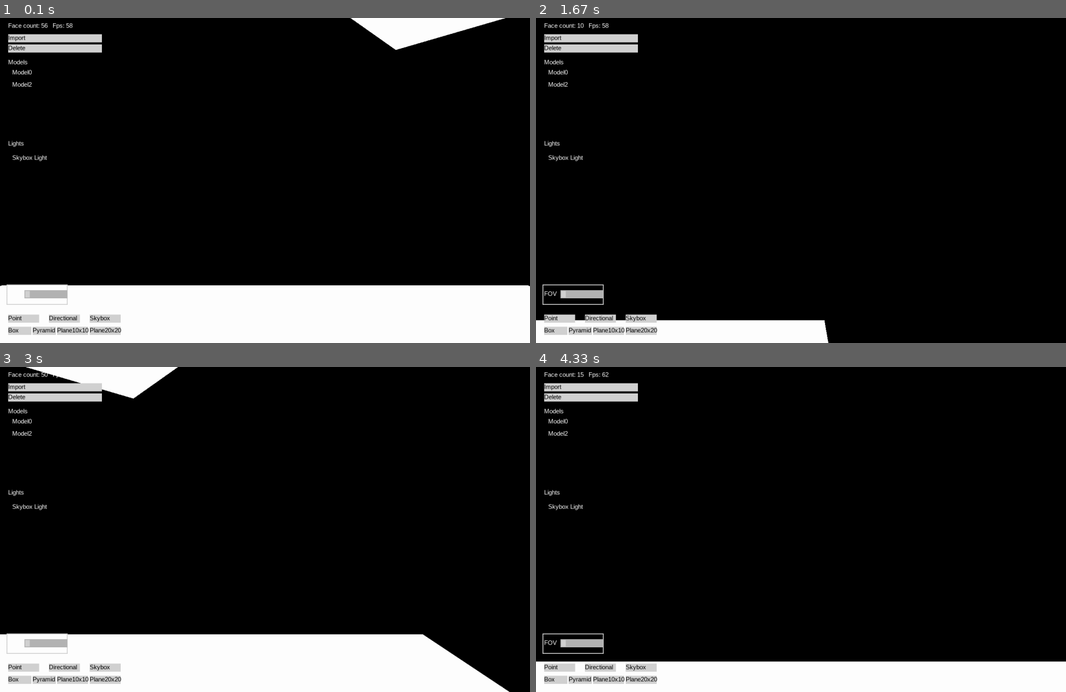
Above: before the commit, frames 1-4 (two rows, left to right).
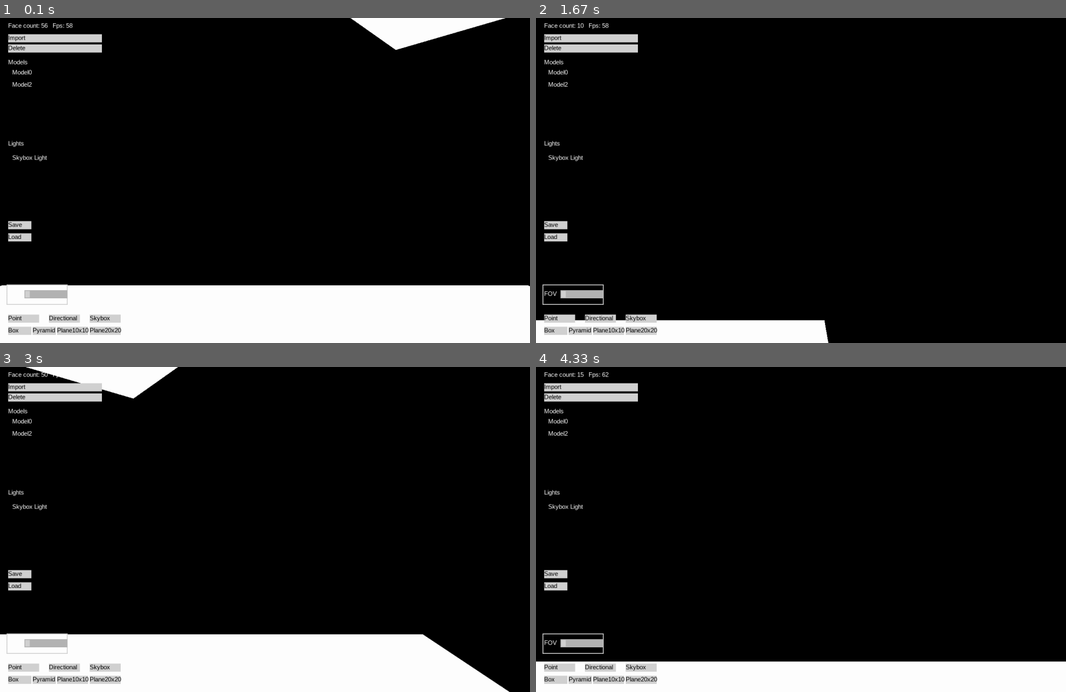
Above: after the commit, the same moments.

Repository: MichalTraczyk/pygame-3d-renderer
Game: pygame game, started from src/main.py
Two runs of this game, one before a commit and one after it. Both use one fixed random seed, a clock stepped at 60 frames per second and the inputs below.
Inputs (mouse positions are in pixels of both pictures, inside the frame that each line leads up to):
- Up to frame 1 (0.1 s): no input
- Up to frame 2 (1.67 s): hold Right 0.33-0.8 s; move the mouse to (779, 193) at 0.37 s; hold Up 0.83-1.13 s; hold Right 1.17-1.63 s
- Up to frame 3 (3 s): hold Left 1.67-2.2 s; click "Import" at 2.28 s; hold Down 2.57-2.87 s; right-click (328, 558) at 2.95 s
- Up to frame 4 (4.33 s): hold Left 3.23-3.63 s; hold Up 3.67-4.03 s; hold Right from 4.07 s (still down); tap E at 4.22 s

The runs differ from the first frame. In frame 1, 0.2% of the frame differs, in the area x 1-6%, y 62-69%; in frame 2, 0.2%; in frame 3, 0.2%; in frame 4, 0.2%.

Commit message:
load/save

Diff:
--- a/src/Light/LightManager.py
+++ b/src/Light/LightManager.py
@@ -33,3 +33,8 @@
         for light in LightManager.lights:
             lightcolor += light.get_light_level(face)
         return lightcolor
+    @classmethod
+    def kill_all(cls):
+        cls.lights.clear()
+        for listener in LightManager.lights_changed_listeners:
+            listener(LightManager.lights)
--- a/src/MeshSystem/DrawableMesh.py
+++ b/src/MeshSystem/DrawableMesh.py
@@ -60,9 +60,12 @@
     def __str__(self):
         return "Model" + str(random.randint(0, 10))
 
-    def kill(self):
-        ModelPool.unregister_model(self)
+
+    def kill(self, unregister = True):
+        if(unregister):
+            ModelPool.unregister_model(self)
         super().kill()
+
 
     def __repr__(self):
         return (f"{self.__class__.__name__}(Vector3({self.get_local_position()})"
--- a/src/ModelPool.py
+++ b/src/ModelPool.py
@@ -29,3 +29,14 @@
         cls.__pool.remove(model)
         for listener in cls.__listeners:
             listener(cls.__pool)
+
+    @classmethod
+    def get_pool(cls):
+        return cls.__pool
+    @classmethod
+    def kill_all(cls):
+        for m in cls.__pool:
+            m.kill(False)
+        cls.__pool.clear()
+        for listener in cls.__listeners:
+            listener(cls.__pool)
--- /dev/null
+++ b/src/Systems/SaveSystem.py
@@ -0,0 +1,34 @@
+import os
+
+from src.Light.LightManager import LightManager
+from src.Light.LightSource import LightSource
+from src.Light.LightSourcesTypes import *
+from src.MeshSystem.DrawableMesh import DrawableMesh
+from src.MeshSystem.Mesh import Mesh
+from src.ModelPool import ModelPool
+
+
+class SaveSystem:
+    __filename = "save"
+    @staticmethod
+    def save_to_file():
+        f = open(SaveSystem.__filename, "w")
+        for m in ModelPool.get_pool():
+            f.write(m.__repr__() + "\n")
+        for l in LightManager.lights:
+            f.write(l.__repr__() + "\n")
+
+    @staticmethod
+    def load_from_file():
+
+        if not os.path.exists(SaveSystem.__filename):
+            return
+        ModelPool.kill_all()
+        LightManager.kill_all()
+        f = open(SaveSystem.__filename, "r")
+        for line in f:
+            x = eval(line)
+            if "light" in line.lower():
+                print(line)
+                LightManager.register_light(x)
+        pass
--- a/src/UI/Screens/HierarchyScreen.py
+++ b/src/UI/Screens/HierarchyScreen.py
@@ -9,6 +9,7 @@
 from src.Reader.OBJFileReader import OBJFileReader
 from src.Light.LightSourcesTypes import *
 from src.Systems.Drawable import Drawable
+from src.Systems.SaveSystem import SaveSystem
 from src.Systems.Updatable import Updatable
 from src.UI.Editors.ScreenEditor import ScreenEditor
 from src.UI.UIElements.Button import Button
@@ -41,14 +42,15 @@
 
         Button((elementWidth / 3, elementHeight), (self.position.x + padding, self.position.y + 730), "Point") \
             .add_listener(lambda: LightManager.register_light(PointLight(Vector3(0, 0, 2), 0.5, Color(255, 255, 255))))
-        Button((elementWidth / 3, elementHeight), (self.position.x + padding+100, self.position.y + 730), "Directional") \
-            .add_listener(lambda: LightManager.register_light(DirectionalLight(Vector3(0, 0, 2),Vector3(0, -1, 0), 0.5, Color(255, 255, 255))))
-        Button((elementWidth / 3, elementHeight), (self.position.x + padding+200, self.position.y + 730), "Skybox") \
+        Button((elementWidth / 3, elementHeight), (self.position.x + padding + 100, self.position.y + 730),
+               "Directional") \
+            .add_listener(lambda: LightManager.register_light(
+            DirectionalLight(Vector3(0, 0, 2), Vector3(0, -1, 0), 0.5, Color(255, 255, 255))))
+        Button((elementWidth / 3, elementHeight), (self.position.x + padding + 200, self.position.y + 730), "Skybox") \
             .add_listener(lambda: LightManager.register_light(SkyboxLight(Vector3(0, 0, 2), 0.1, Color(255, 255, 255))))
 
-
         delete_button = Button((elementWidth, elementHeight),
-                        (self.position.x + padding, self.position.y + 65),"Delete")
+                               (self.position.x + padding, self.position.y + 65), "Delete")
 
         delete_button.add_listener(self.on_delete_clicked)
 
@@ -74,6 +76,14 @@
         self.selected_object_changed_listeners = []
 
         self.screen_editor = ScreenEditor(Vector2(self.position.x + padding, self.position.y + 660))
+
+        self.save_button = Button((elementWidth / 4, elementHeight),
+                                  Vector2(self.position.x + padding, self.position.y + 500),"Save")
+
+        self.save_button.add_listener(lambda: SaveSystem.save_to_file())
+        self.load_button = Button((elementWidth / 4, elementHeight),
+                                  Vector2(self.position.x + padding, self.position.y + 530),"Load")
+        self.load_button.add_listener(lambda: SaveSystem.load_from_file())
     def lights_changed(self, lights):
         self.lightsList.clear()
 
